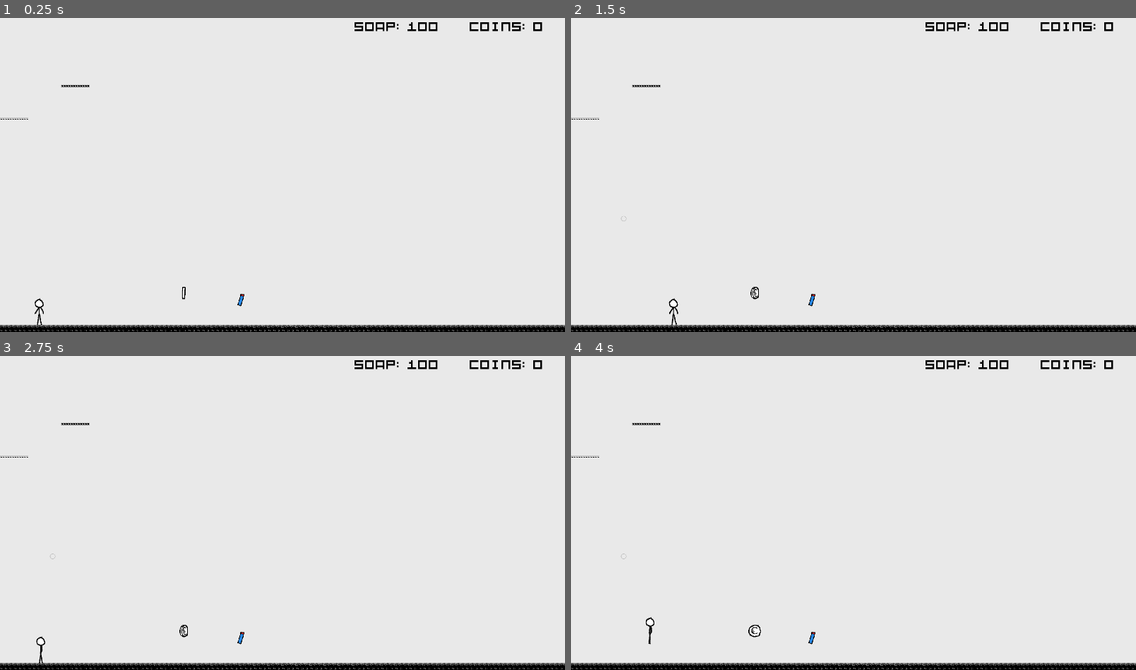
Above: before the commit, frames 1-4 (two rows, left to right).
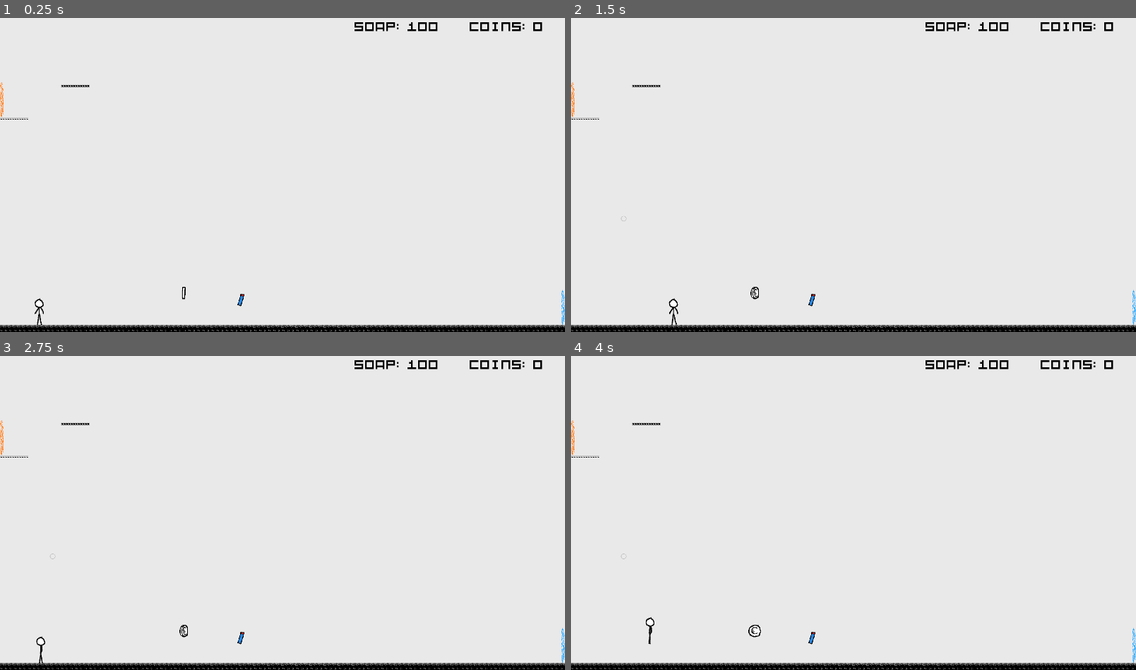
Above: after the commit, the same moments.

Repository: dennis-jung/ggj2025
Game: Godot game, scene res://scenes/tileset_test/game.tscn
Same seed, same stepped clock (60 frames per second), same inputs: the game is played once before the commit and once after it.
Inputs (mouse positions are in pixels of both pictures, inside the frame that each line leads up to):
- Up to frame 1 (0.25 s): no input
- Up to frame 2 (1.5 s): tap Enter (ui_accept) at 0.5, 0.77 s; move the mouse to (977, 156) at 0.52 s; hold Right (ui_right) 0.53-1.25 s; tap B (create_bubble) at 0.6 s; click (977, 156) at 0.67 s; drag from (740, 187) to (621, 222) at 1.27 s
- Up to frame 3 (2.75 s): move the mouse to (339, 440) at 2.02 s; hold Left (ui_left) from 2.03 s (still down); tap U at 2.1 s
- Up to frame 4 (4 s): release Left (ui_left) at 2.75 s; drag from (825, 575) to (751, 632) at 2.77 s; move the mouse to (1023, 560) at 3.52 s; hold Right (ui_right) from 3.53 s (still down); tap Tab at 3.6 s; tap Enter (ui_accept) at 3.77 s

The runs differ from the first frame. In frame 1, 0.1% of the frame differs, in the area x 0-100%, y 20-98%; in frame 2, 0.1%; in frame 3, 0.1%; in frame 4, 0.1%.

Commit message:
added portal sprites

Diff:
--- a/scenes/tileset_test/game.tscn
+++ b/scenes/tileset_test/game.tscn
@@ -1,13 +1,17 @@
-[gd_scene load_steps=14 format=4 uid="uid://d1dag16tak0ri"]
+[gd_scene load_steps=20 format=4 uid="uid://d1dag16tak0ri"]
 
 [ext_resource type="Texture2D" uid="uid://b5hvmgovyiqbg" path="res://assets/img/monochrome_tilemap_transparent_packed.png" id="1_bi1ic"]
 [ext_resource type="Script" path="res://scenes/tileset_test/game.gd" id="1_qc4pq"]
 [ext_resource type="Texture2D" uid="uid://dvxhqvonbype5" path="res://assets/img/monochrome_tilemap_packed.png" id="2_bcycn"]
 [ext_resource type="PackedScene" uid="uid://db4bew06g5wch" path="res://scenes/soap/soap.tscn" id="2_woiq4"]
+[ext_resource type="Texture2D" uid="uid://fxhokq3votm" path="res://assets/img/b1.png" id="4_0s5c6"]
 [ext_resource type="PackedScene" uid="uid://dtpks5xx7tr3" path="res://scenes/sticky/sticky.tscn" id="4_j8351"]
+[ext_resource type="Texture2D" uid="uid://dj32gkeq6h62s" path="res://assets/img/b2.png" id="5_80j65"]
 [ext_resource type="PackedScene" uid="uid://bm0e4bse51i2y" path="res://scenes/coin/coin.tscn" id="5_wfcg5"]
+[ext_resource type="Texture2D" uid="uid://chqxs0ktvvtcg" path="res://assets/img/o1.png" id="6_32hk4"]
 [ext_resource type="FontFile" uid="uid://bry606wi80okf" path="res://assets/img/Kenney Mini Square Mono.ttf" id="6_djfp3"]
 [ext_resource type="Script" path="res://scenes/tileset_test/ui.gd" id="6_onw53"]
+[ext_resource type="Texture2D" uid="uid://cs43xrdjj0uey" path="res://assets/img/o2.png" id="7_n3j23"]
 
 [sub_resource type="TileSetAtlasSource" id="TileSetAtlasSource_twn7m"]
 texture = ExtResource("1_bi1ic")
@@ -838,6 +842,34 @@
 [sub_resource type="RectangleShape2D" id="RectangleShape2D_fnihb"]
 size = Vector2(20, 120)
 
+[sub_resource type="SpriteFrames" id="SpriteFrames_mwqs2"]
+animations = [{
+"frames": [{
+"duration": 1.0,
+"texture": ExtResource("4_0s5c6")
+}, {
+"duration": 1.0,
+"texture": ExtResource("5_80j65")
+}],
+"loop": true,
+"name": &"default",
+"speed": 5.0
+}]
+
+[sub_resource type="SpriteFrames" id="SpriteFrames_0fwn3"]
+animations = [{
+"frames": [{
+"duration": 1.0,
+"texture": ExtResource("6_32hk4")
+}, {
+"duration": 1.0,
+"texture": ExtResource("7_n3j23")
+}],
+"loop": true,
+"name": &"default",
+"speed": 5.0
+}]
+
 [sub_resource type="LabelSettings" id="LabelSettings_rtrv4"]
 font = ExtResource("6_djfp3")
 font_size = 48
@@ -856,17 +888,30 @@
 [node name="MapBubbles" type="Node2D" parent="Map"]
 unique_name_in_owner = true
 
-[node name="Portal" type="Area2D" parent="Map"]
-position = Vector2(1933, 996)
+[node name="PortalDownstairs" type="Area2D" parent="Map"]
+position = Vector2(1924, 996)
 collision_layer = 4
 collision_mask = 2
 
-[node name="CollisionShape2D" type="CollisionShape2D" parent="Map/Portal"]
+[node name="CollisionShape2D" type="CollisionShape2D" parent="Map/PortalDownstairs"]
 shape = SubResource("RectangleShape2D_fnihb")
 metadata/_edit_lock_ = true
 
+[node name="AnimatedSprite2D" type="AnimatedSprite2D" parent="Map/PortalDownstairs"]
+position = Vector2(-11, 0.250004)
+scale = Vector2(1, 1.45732)
+sprite_frames = SubResource("SpriteFrames_mwqs2")
+autoplay = "default"
+frame_progress = 0.783789
+
 [node name="UpstairsSpawnPoint" type="Marker2D" parent="Map"]
-position = Vector2(19, 344)
+position = Vector2(21, 349)
+
+[node name="PortalUpstairs" type="AnimatedSprite2D" parent="Map"]
+position = Vector2(6, 291)
+scale = Vector2(1, 1.46341)
+sprite_frames = SubResource("SpriteFrames_0fwn3")
+autoplay = "default"
 
 [node name="Sticky" parent="." instance=ExtResource("4_j8351")]
 position = Vector2(126, 1051)
@@ -897,4 +942,4 @@
 text = "Soap:0"
 label_settings = SubResource("LabelSettings_rtrv4")
 
-[connection signal="body_entered" from="Map/Portal" to="." method="_on_portal_body_entered"]
+[connection signal="body_entered" from="Map/PortalDownstairs" to="." method="_on_portal_body_entered"]
